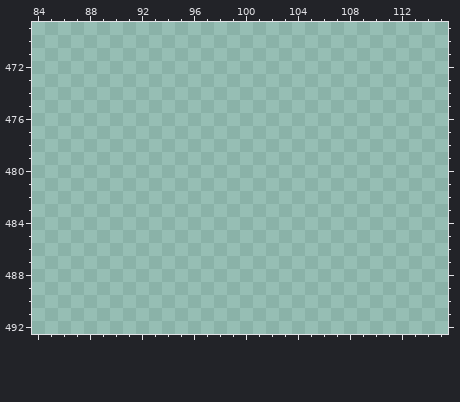
Two versions of one pixel-art file, assets/ui/skin.aseprite. Above, as it was before the edit.
320x530 pixels, 1 frame. Colours within 5 levels of each other are drawn and written as one. Shown: x 84..115, y 469..492.
Palette (. is transparent): 
And afterwards:
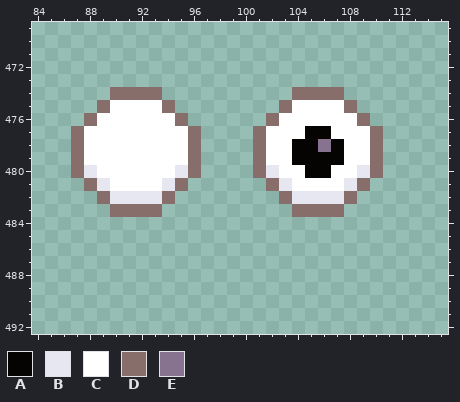
Colours new in this view: A #050403  B #e6e7f0  C #ffffff  D #886e6a  E #87738f
From old to new:
Layer "Skin (dibuja aquí)":
There is now colour A in row 477 at x 105 to 106; in row 478 at x 104 to 105 and 107; in row 479 at x 104 to 107; in row 480 at x 105 to 106.
There is now colour B in row 480 at x 88, 95, 102 and 109; in row 481 at x 89, 94, 103 and 108; in row 482 at x 90 to 93 and 104 to 107.
There is now colour C in row 475 at x 90 to 93 and 104 to 107; in row 476 at x 89 to 94 and 103 to 108; in row 477 at x 88 to 95, 102 to 104 and 107 to 109; in rows 478 to 479 at x 88 to 95, 102 to 103 and 108 to 109; in row 480 at x 89 to 94, 103 to 104 and 107 to 108; in row 481 at x 90 to 93 and 104 to 107.
There is now colour D in row 474 at x 90 to 93 and 104 to 107; in row 475 at x 89, 94, 103 and 108; in row 476 at x 88, 95, 102 and 109; in rows 477 to 480 at x 87, 96, 101 and 110; in row 481 at x 88, 95, 102 and 109; in row 482 at x 89, 94, 103 and 108.
There is now colour D in row 483 at x 90 to 93 and 104 to 107.
There is now colour E in row 478 at x 106.
Boxes around the changes in both pictures, in picture pixels (x1, y1, x2, y2):
added: (71, 87, 383, 217)
